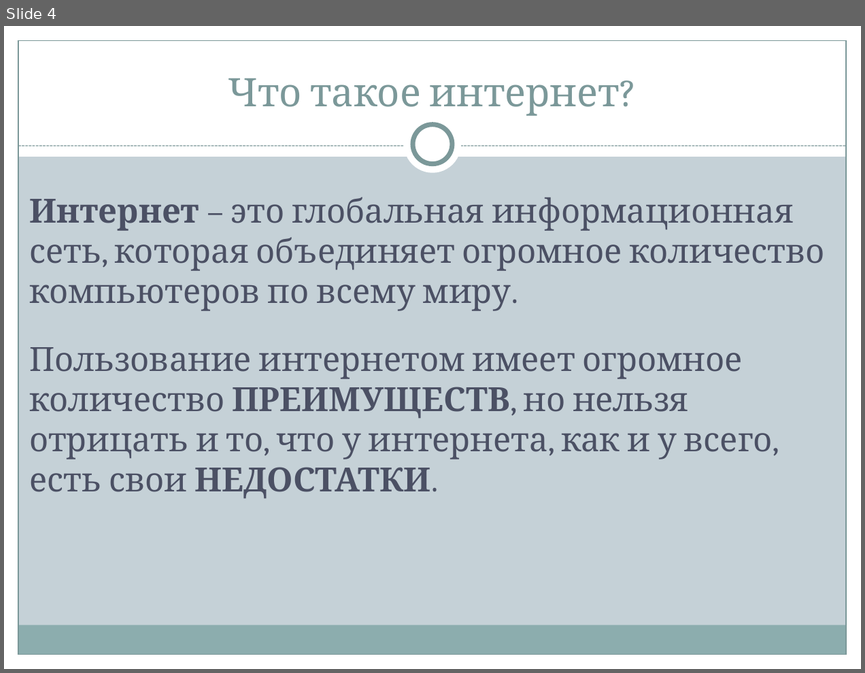
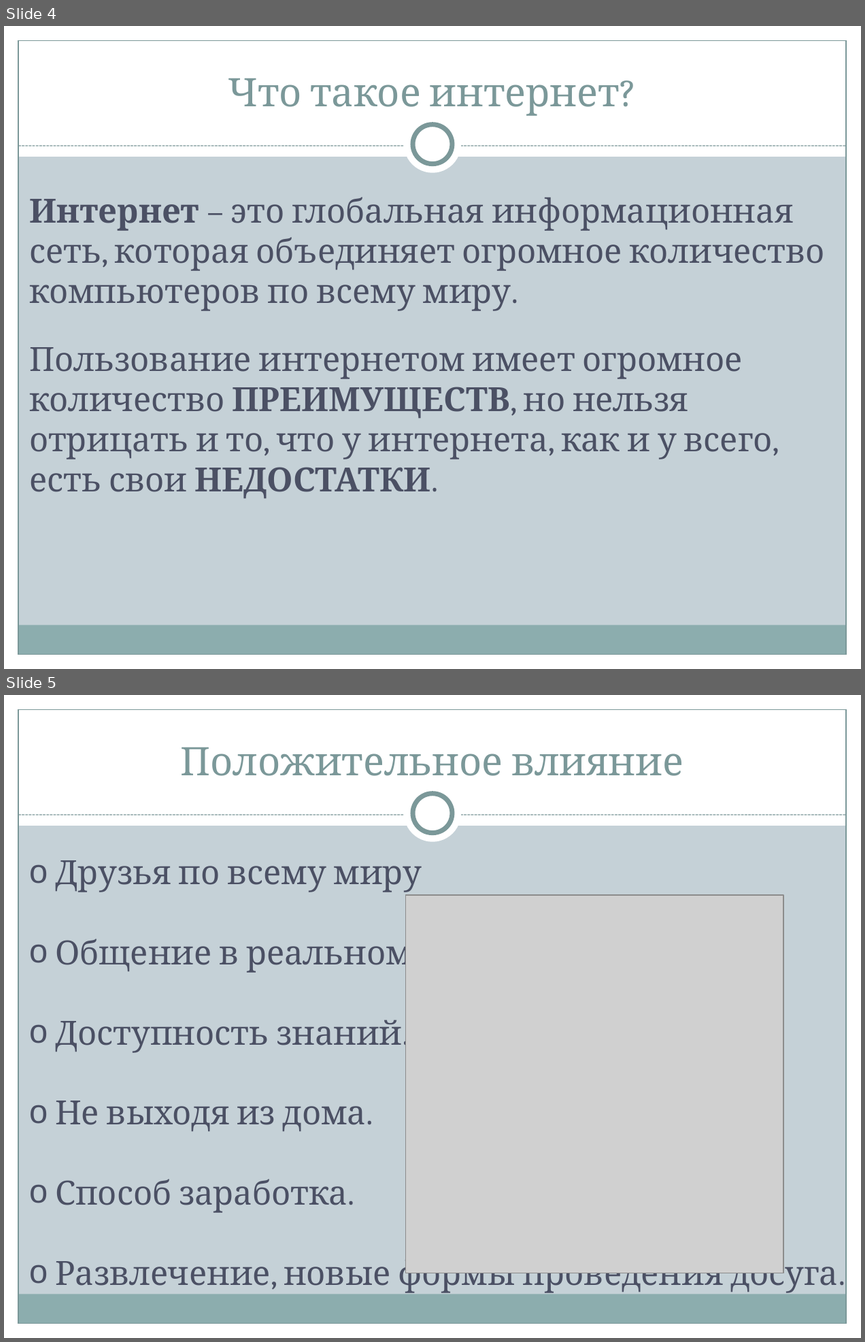
Before and after one commit to Ivan2802/itog_project_9, a slide deck: Проект.pptx. Shown one above the other, each under a label of ours: slide 4 before the commit, slides 4 and 5 after it. The pictures are 865x673 and 865x1342 pixels, drawn with LibreOffice and Linux fonts; fonts in the diff are those of the drawing; grey boxes stand for pictures. Boxes give left, top, right and bottom in pixels: in the first picture for what was removed or moved away, otherwise in the second. Text is boxed around its words. In the diff, an @@ line names an element or a change of style, - is before the commit and + after.

```diff
--- a/Проект.pptx
+++ b/Проект.pptx
@@ slide 5 added at [4, 695, 861, 1338], background #C5D1D7; not listed: 9 template elements that a slide beside it also shows @@
@@ title added at [180, 747, 683, 776], 33 pt, text #7C999A @@
+Положительное влияние
@@ text added at [55, 860, 838, 1293], 28 pt, text #4B5064 @@
+o Друзья по всему миру
+o Общение в реальном времени.
+o Доступность знаний.
+o Не выходя из дома.
+o Способ заработка.
+o Развлечение, новые формы проведения досуга.
@@ picture added at [406, 895, 784, 1272] @@
```
Also in this commit, not shown: 3 slides changed, 7 other slides added, 2 slides removed, 26 other files.
